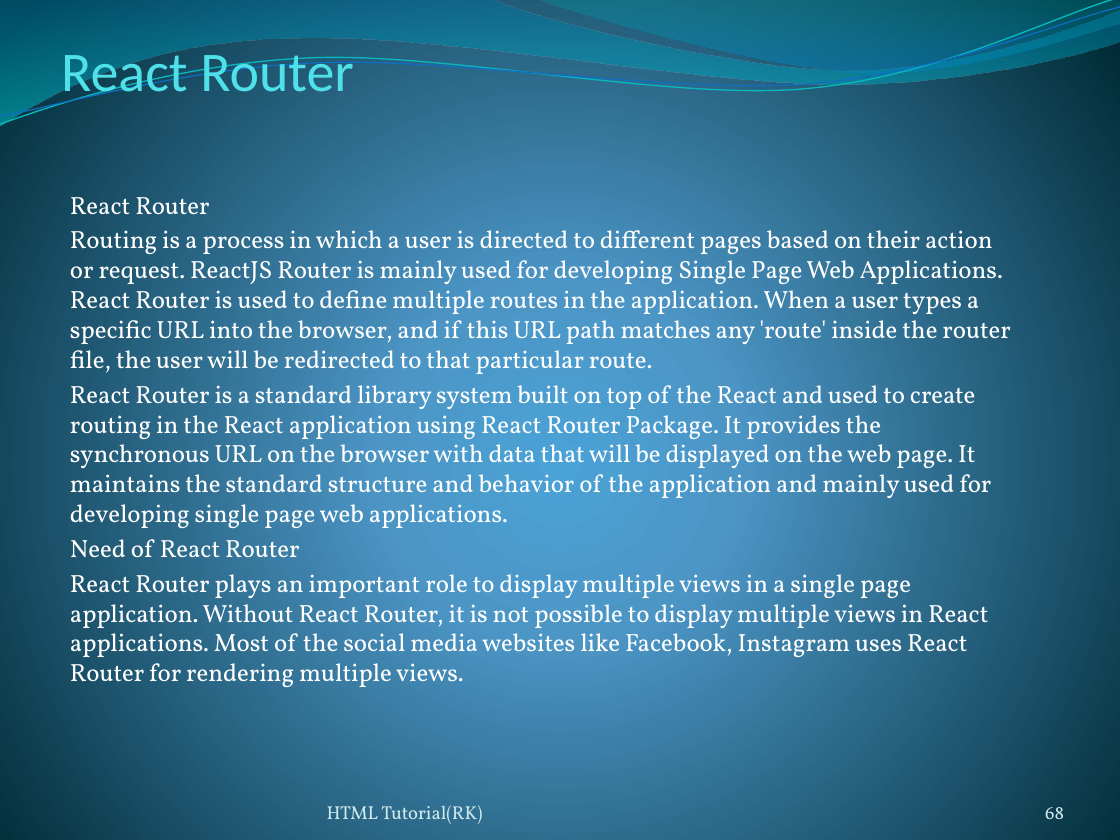
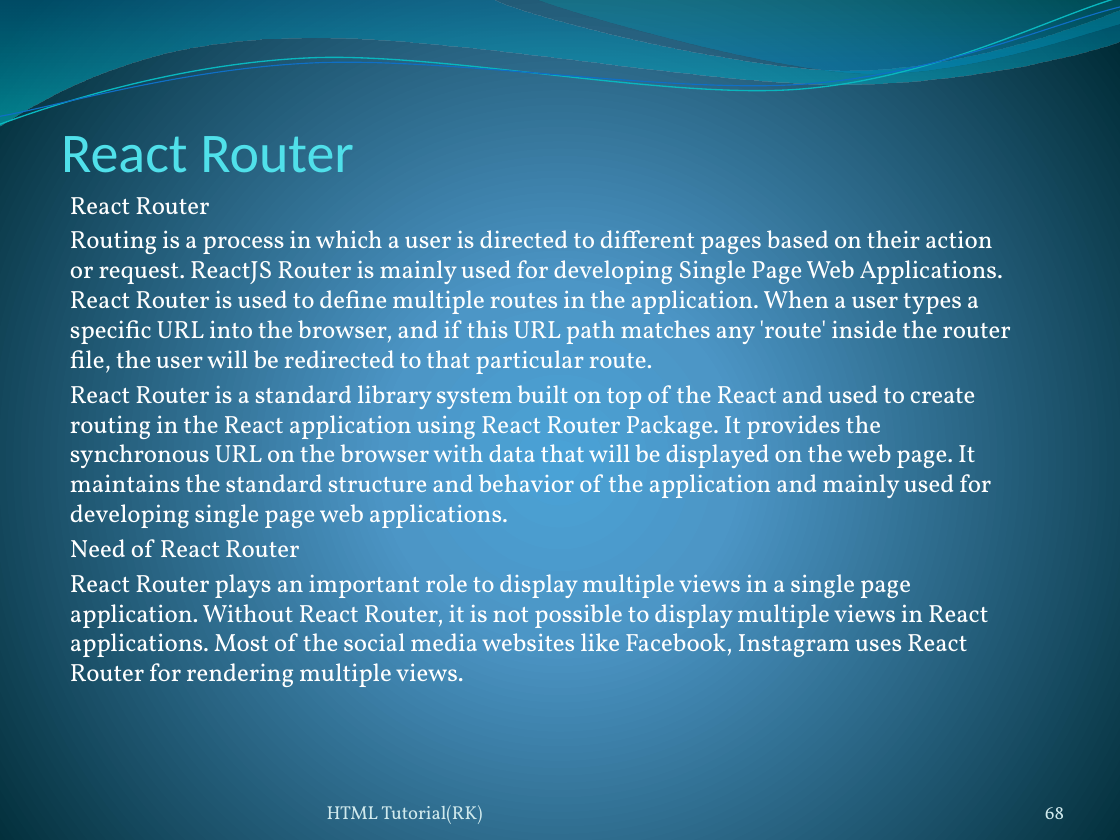
Before and after one commit to rakeshpriyad/tutorial-react-html-css-js-java, a slide deck: slide 68 of React/React.pptx. Drawn at 1120x840 pixels with LibreOffice and Linux fonts; fonts in the diff are those of the drawing. Boxes give left, top, right and bottom in pixels: in the first picture for what was removed or moved away, otherwise in the second. Text is boxed around its words. In the diff, an @@ line names an element or a change of style, - is before the commit and + after.

Commit message:
React tutorial

```diff
--- a/React/React.pptx
+++ b/React/React.pptx
@@ title "React Router" at <box>61,136,354,173</box>: vertical alignment top to bottom @@
```
Also in this commit, not shown: 3 other slides changed, 15 other files.
